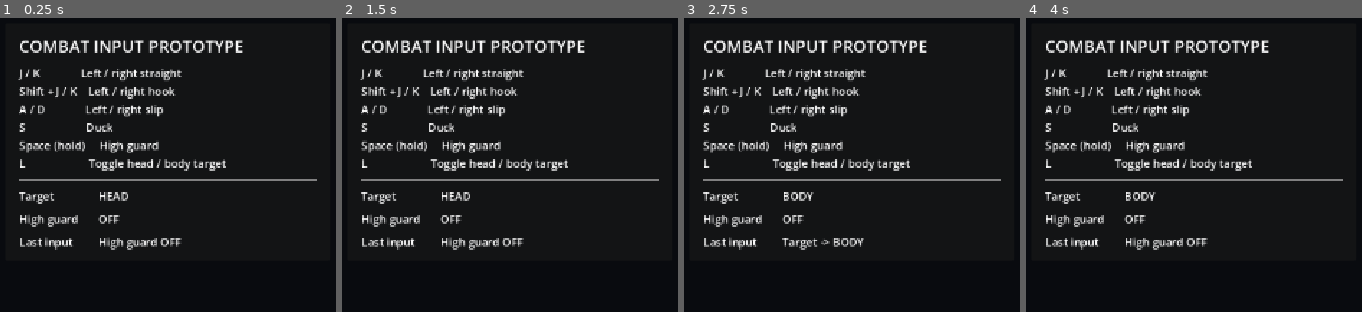
Above: before the commit, frames 1-4 (left to right).
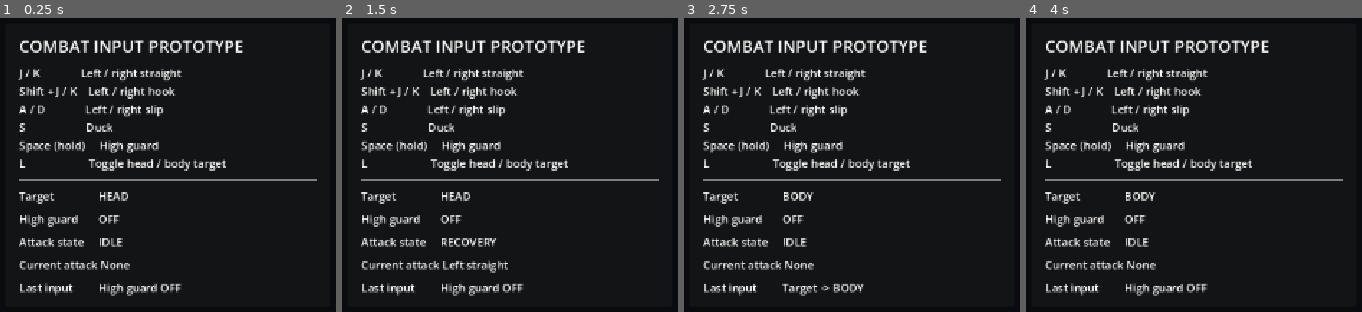
Above: after the commit, the same moments.

Repository: czhskr/Contender
Game: Godot game, scene res://scenes/game.tscn
The game is run twice, just before and just after one commit, with the same random seed, the same clock (stepped at 60 frames per second) and the same inputs.
Inputs:
- Up to frame 1 (0.25 s): no input
- Up to frame 2 (1.5 s): tap Enter at 0.5 s; hold K (combat_right_straight) 0.53-1.28 s; tap S (combat_duck) at 0.6 s; hold J (combat_left_straight) from 1.28 s (still down); tap Space (combat_high_guard) at 1.35 s
- Up to frame 3 (2.75 s): tap Space (combat_high_guard) at 2 s; release J (combat_left_straight) at 2.03 s; hold K (combat_right_straight) from 2.03 s (still down); tap L (combat_toggle_target) at 2.1 s
- Up to frame 4 (4 s): tap S (combat_duck) at 2.85 s; tap Enter at 3.5 s; release K (combat_right_straight) at 3.53 s; hold J (combat_left_straight) from 3.53 s (still down); tap Space (combat_high_guard) at 3.6 s

The runs differ from the first frame. In frame 1, 2.5% of the frame differs, in the area x 5-55%, y 74-95%; in frame 2, 2.8%; in frame 3, 2.4%; in frame 4, 2.5%.

Commit message:
Implement attack state and recovery system

Diff:
--- /dev/null
+++ b/data/attacks/left_hook.tres
@@ -0,0 +1,10 @@
+[gd_resource type="Resource" script_class="AttackData" load_steps=2 format=3]
+
+[ext_resource type="Script" path="res://scripts/attack_data.gd" id="1"]
+
+[resource]
+script = ExtResource("1")
+attack_type = 2
+startup_time = 0.18
+active_time = 0.1
+recovery_time = 0.3
--- /dev/null
+++ b/data/attacks/left_straight.tres
@@ -0,0 +1,10 @@
+[gd_resource type="Resource" script_class="AttackData" load_steps=2 format=3]
+
+[ext_resource type="Script" path="res://scripts/attack_data.gd" id="1"]
+
+[resource]
+script = ExtResource("1")
+attack_type = 0
+startup_time = 0.1
+active_time = 0.08
+recovery_time = 0.18
--- /dev/null
+++ b/data/attacks/right_hook.tres
@@ -0,0 +1,10 @@
+[gd_resource type="Resource" script_class="AttackData" load_steps=2 format=3]
+
+[ext_resource type="Script" path="res://scripts/attack_data.gd" id="1"]
+
+[resource]
+script = ExtResource("1")
+attack_type = 3
+startup_time = 0.22
+active_time = 0.11
+recovery_time = 0.36
--- /dev/null
+++ b/data/attacks/right_straight.tres
@@ -0,0 +1,10 @@
+[gd_resource type="Resource" script_class="AttackData" load_steps=2 format=3]
+
+[ext_resource type="Script" path="res://scripts/attack_data.gd" id="1"]
+
+[resource]
+script = ExtResource("1")
+attack_type = 1
+startup_time = 0.14
+active_time = 0.09
+recovery_time = 0.24
--- a/scenes/game.tscn
+++ b/scenes/game.tscn
@@ -1,7 +1,13 @@
-[gd_scene load_steps=3 format=3 uid="uid://y7u4jdf8usbd"]
+[gd_scene load_steps=9 format=3 uid="uid://y7u4jdf8usbd"]
 
 [ext_resource type="Script" path="res://scripts/combat_prototype.gd" id="1_prototype"]
 [ext_resource type="Script" path="res://scripts/player_combat_input.gd" id="2_input"]
+[ext_resource type="Script" path="res://scripts/attack_data.gd" id="3_data_type"]
+[ext_resource type="Script" path="res://scripts/player_attack_state.gd" id="4_state"]
+[ext_resource type="Resource" path="res://data/attacks/left_straight.tres" id="5_left_straight"]
+[ext_resource type="Resource" path="res://data/attacks/right_straight.tres" id="6_right_straight"]
+[ext_resource type="Resource" path="res://data/attacks/left_hook.tres" id="7_left_hook"]
+[ext_resource type="Resource" path="res://data/attacks/right_hook.tres" id="8_right_hook"]
 
 [node name="CombatPrototype" type="Node"]
 script = ExtResource("1_prototype")
@@ -15,13 +21,17 @@
 [node name="PlayerCombatInput" type="Node" parent="."]
 script = ExtResource("2_input")
 
+[node name="PlayerAttackState" type="Node" parent="."]
+script = ExtResource("4_state")
+attacks = Array[ExtResource("3_data_type")]([ExtResource("5_left_straight"), ExtResource("6_right_straight"), ExtResource("7_left_hook"), ExtResource("8_right_hook")])
+
 [node name="DebugHUD" type="CanvasLayer" parent="."]
 
 [node name="Panel" type="PanelContainer" parent="DebugHUD"]
 offset_left = 32.0
 offset_top = 32.0
 offset_right = 500.0
-offset_bottom = 292.0
+offset_bottom = 360.0
 
 [node name="Margin" type="MarginContainer" parent="DebugHUD/Panel"]
 theme_override_constants/margin_left = 20
@@ -62,6 +72,22 @@
 
 [node name="GuardValue" type="Label" parent="DebugHUD/Panel/Margin/Content/GuardRow" unique_name_in_owner=true]
 
+[node name="AttackStateRow" type="HBoxContainer" parent="DebugHUD/Panel/Margin/Content"]
+
+[node name="Name" type="Label" parent="DebugHUD/Panel/Margin/Content/AttackStateRow"]
+custom_minimum_size = Vector2(110, 0)
+text = "Attack state"
+
+[node name="AttackStateValue" type="Label" parent="DebugHUD/Panel/Margin/Content/AttackStateRow"]
+
+[node name="CurrentAttackRow" type="HBoxContainer" parent="DebugHUD/Panel/Margin/Content"]
+
+[node name="Name" type="Label" parent="DebugHUD/Panel/Margin/Content/CurrentAttackRow"]
+custom_minimum_size = Vector2(110, 0)
+text = "Current attack"
+
+[node name="CurrentAttackValue" type="Label" parent="DebugHUD/Panel/Margin/Content/CurrentAttackRow"]
+
 [node name="LastInputRow" type="HBoxContainer" parent="DebugHUD/Panel/Margin/Content"]
 
 [node name="Name" type="Label" parent="DebugHUD/Panel/Margin/Content/LastInputRow"]
--- /dev/null
+++ b/scripts/attack_data.gd
@@ -0,0 +1,12 @@
+class_name AttackData
+extends Resource
+
+@export_enum(
+	"Left Straight",
+	"Right Straight",
+	"Left Hook",
+	"Right Hook"
+) var attack_type: int
+@export_range(0.0, 10.0, 0.01, "or_greater") var startup_time := 0.10
+@export_range(0.0, 10.0, 0.01, "or_greater") var active_time := 0.08
+@export_range(0.0, 10.0, 0.01, "or_greater") var recovery_time := 0.18
--- a/scripts/combat_prototype.gd
+++ b/scripts/combat_prototype.gd
@@ -15,10 +15,21 @@
 	"HEAD",
 	"BODY",
 ]
+const ATTACK_STATE_NAMES := [
+	"IDLE",
+	"STARTUP",
+	"ACTIVE",
+	"RECOVERY",
+]
 
 @onready var combat_input: Node = $PlayerCombatInput
+@onready var attack_state: Node = $PlayerAttackState
 @onready var target_value: Label = $DebugHUD/Panel/Margin/Content/TargetRow/TargetValue
 @onready var guard_value: Label = $DebugHUD/Panel/Margin/Content/GuardRow/GuardValue
+@onready var attack_state_value: Label = \
+	$DebugHUD/Panel/Margin/Content/AttackStateRow/AttackStateValue
+@onready var current_attack_value: Label = \
+	$DebugHUD/Panel/Margin/Content/CurrentAttackRow/CurrentAttackValue
 @onready var last_input_value: Label = \
 	$DebugHUD/Panel/Margin/Content/LastInputRow/LastInputValue
 
@@ -28,19 +39,28 @@
 	combat_input.defense_requested.connect(_on_defense_requested)
 	combat_input.guard_changed.connect(_on_guard_changed)
 	combat_input.target_changed.connect(_on_target_changed)
+	attack_state.state_changed.connect(_on_attack_state_changed)
 
 	_on_target_changed(combat_input.current_target)
 	_on_guard_changed(combat_input.is_guarding)
+	_on_attack_state_changed(attack_state.current_state, attack_state.current_attack)
 
 
 func _on_attack_requested(
 	attack: int,
 	target: int
 ) -> void:
-	last_input_value.text = "%s -> %s" % [
-		ATTACK_NAMES[attack],
-		TARGET_NAMES[target],
-	]
+	if attack_state.try_start_attack(attack):
+		last_input_value.text = "Accepted: %s -> %s" % [
+			ATTACK_NAMES[attack],
+			TARGET_NAMES[target],
+		]
+	else:
+		last_input_value.text = "Blocked: %s (%s / %s)" % [
+			ATTACK_NAMES[attack],
+			ATTACK_NAMES[attack_state.current_attack],
+			ATTACK_STATE_NAMES[attack_state.current_state],
+		]
 
 
 func _on_defense_requested(defense: int) -> void:
@@ -55,3 +75,8 @@
 func _on_target_changed(target: int) -> void:
 	target_value.text = TARGET_NAMES[target]
 	last_input_value.text = "Target -> %s" % target_value.text
+
+
+func _on_attack_state_changed(state: int, attack: int) -> void:
+	attack_state_value.text = ATTACK_STATE_NAMES[state]
+	current_attack_value.text = "None" if attack == -1 else ATTACK_NAMES[attack]
--- /dev/null
+++ b/scripts/player_attack_state.gd
@@ -0,0 +1,79 @@
+class_name PlayerAttackState
+extends Node
+
+const AttackDataType = preload("res://scripts/attack_data.gd")
+
+signal state_changed(state: AttackState, attack: int)
+signal attack_rejected(requested_attack: int, current_attack: int)
+
+enum AttackState {
+	IDLE,
+	STARTUP,
+	ACTIVE,
+	RECOVERY,
+}
+
+@export var attacks: Array[AttackDataType] = []
+
+var current_state := AttackState.IDLE
+var current_attack := -1
+
+var _current_data: AttackDataType
+var _time_remaining := 0.0
+
+
+func _ready() -> void:
+	set_process(false)
+
+
+func _process(delta: float) -> void:
+	_time_remaining -= delta
+
+	while _time_remaining <= 0.0 and current_state != AttackState.IDLE:
+		var overflow := -_time_remaining
+		_advance_state()
+		_time_remaining -= overflow
+
+
+func try_start_attack(attack: int) -> bool:
+	if current_state != AttackState.IDLE:
+		attack_rejected.emit(attack, current_attack)
+		return false
+
+	var attack_data := _find_attack_data(attack)
+	if attack_data == null:
+		push_error("Attack data is missing for attack type %d." % attack)
+		return false
+
+	_current_data = attack_data
+	current_attack = attack
+	set_process(true)
+	_enter_state(AttackState.STARTUP, _current_data.startup_time)
+	return true
+
+
+func _advance_state() -> void:
+	match current_state:
+		AttackState.STARTUP:
+			_enter_state(AttackState.ACTIVE, _current_data.active_time)
+		AttackState.ACTIVE:
+			_enter_state(AttackState.RECOVERY, _current_data.recovery_time)
+		AttackState.RECOVERY:
+			current_attack = -1
+			_current_data = null
+			set_process(false)
+			_enter_state(AttackState.IDLE, 0.0)
+
+
+func _enter_state(next_state: AttackState, duration: float) -> void:
+	current_state = next_state
+	_time_remaining = duration
+	state_changed.emit(current_state, current_attack)
+
+
+func _find_attack_data(attack: int) -> AttackDataType:
+	for attack_data in attacks:
+		if attack_data.attack_type == attack:
+			return attack_data
+
+	return null
Not shown, added: scripts/attack_data.gd.uid
Not shown, added: scripts/player_attack_state.gd.uid
